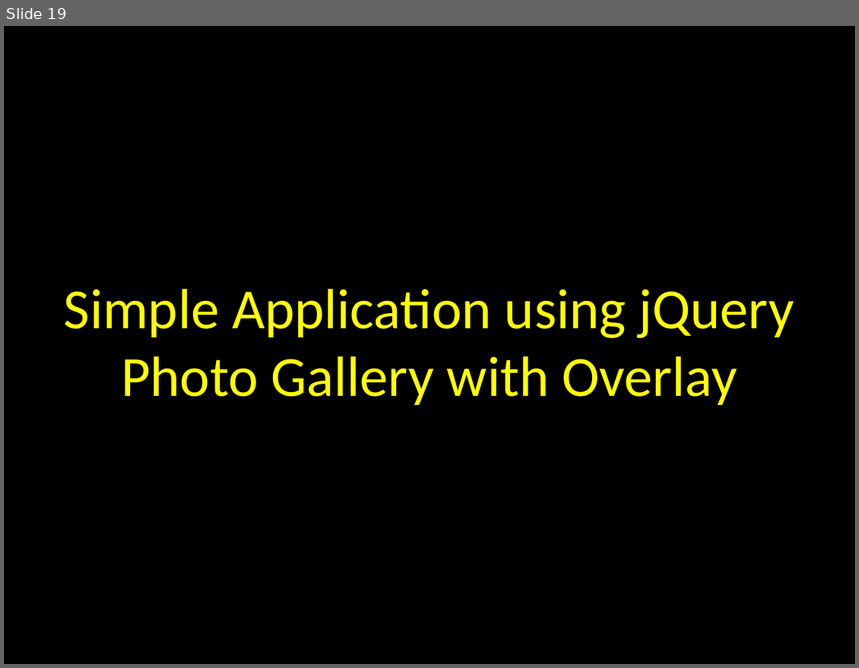
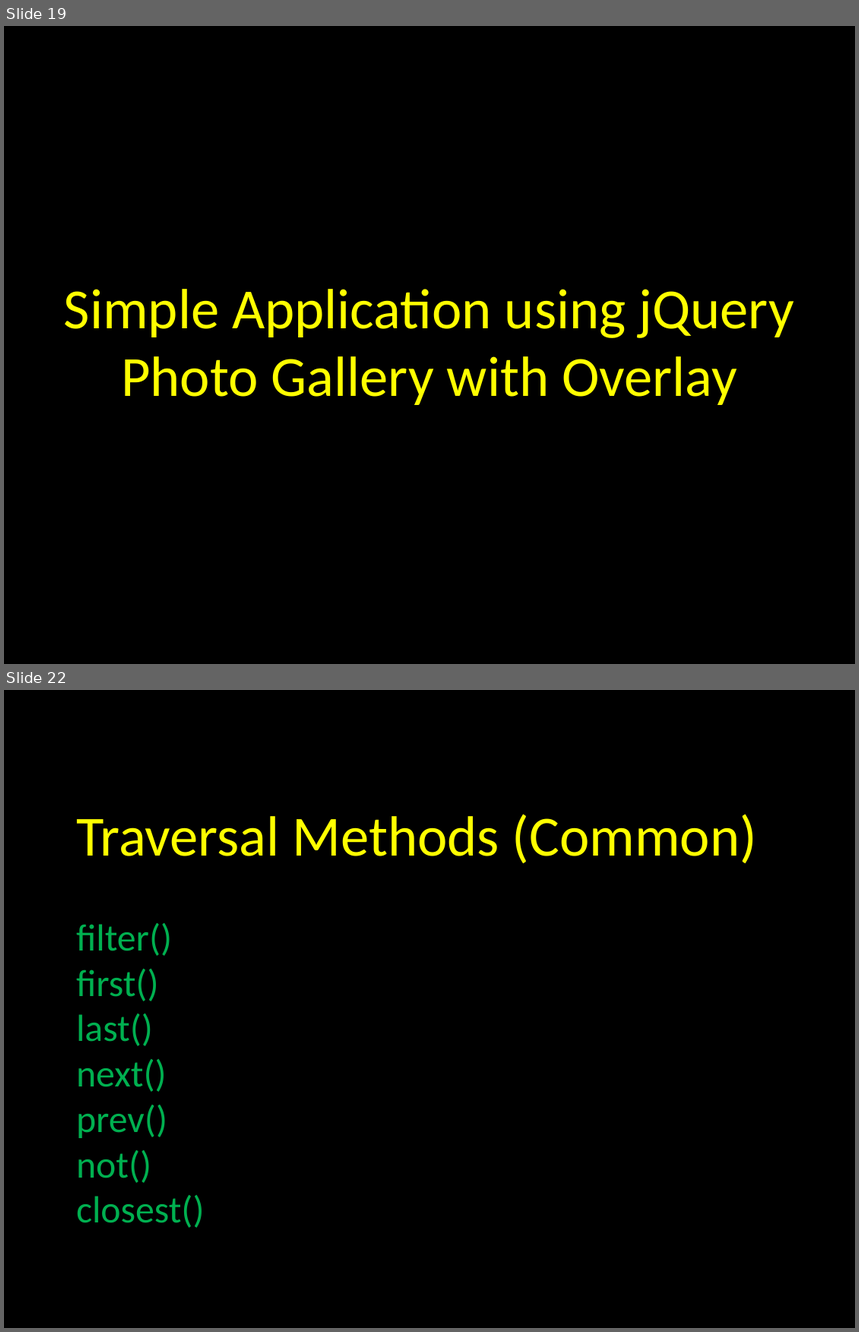
Before and after one commit to elloraCpe/courses, a slide deck: CPEE1/jQuery.pptx. Shown one above the other, each under a label of ours: slide 19 before the commit, slides 19 and 22 after it; the slides between them are not shown. The pictures are 859x668 and 859x1332 pixels, drawn with LibreOffice and Linux fonts; fonts in the diff are those of the drawing. Boxes give left, top, right and bottom in pixels: in the first picture for what was removed or moved away, otherwise in the second. Text is boxed around its words. In the diff, an @@ line names an element or a change of style, - is before the commit and + after.

```diff
--- a/CPEE1/jQuery.pptx
+++ b/CPEE1/jQuery.pptx
@@ slide 22 added at (4, 690, 855, 1328), background #000000 @@
@@ text added at (76, 814, 757, 1228), 32 pt, text #00B050 @@
+Traversal Methods (Common)
+filter()
+first()
+last()
+next()
+prev()
+not()
+closest()
```
Also in this commit, not shown: 3 other slides added, 21 other files.
